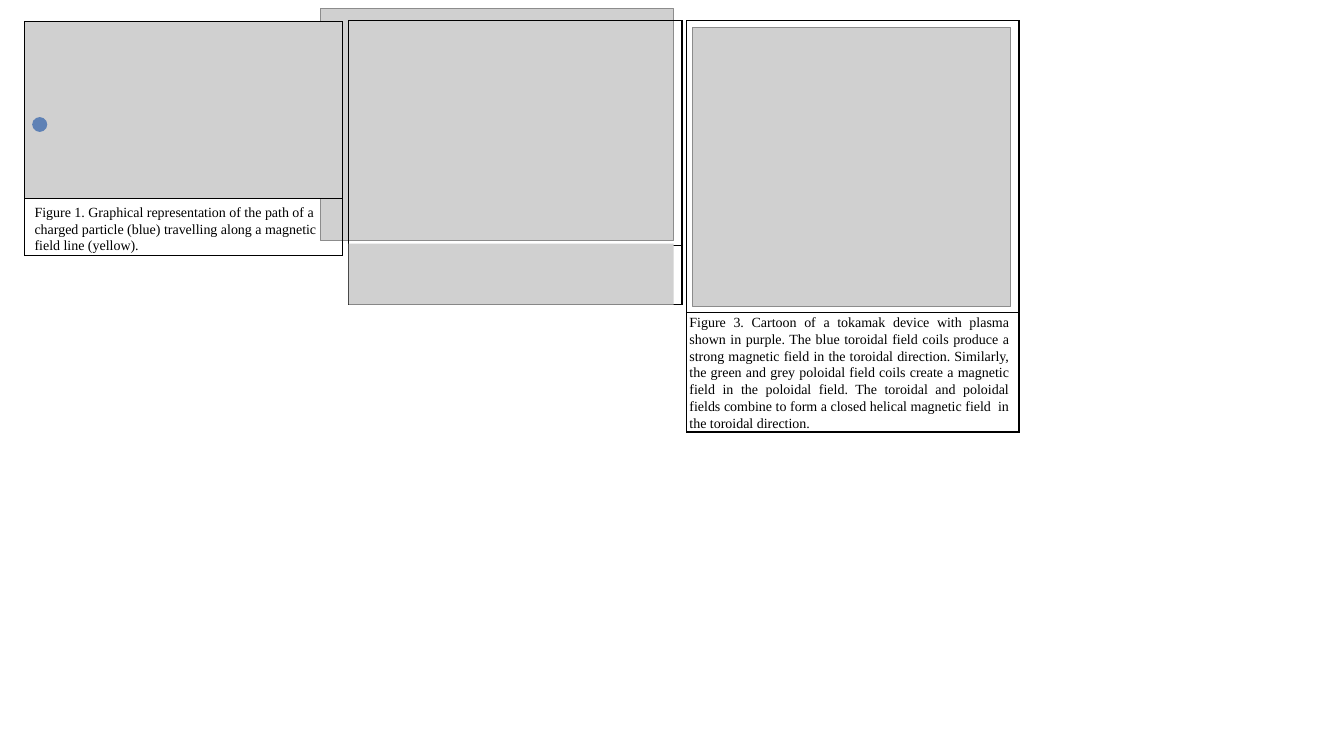
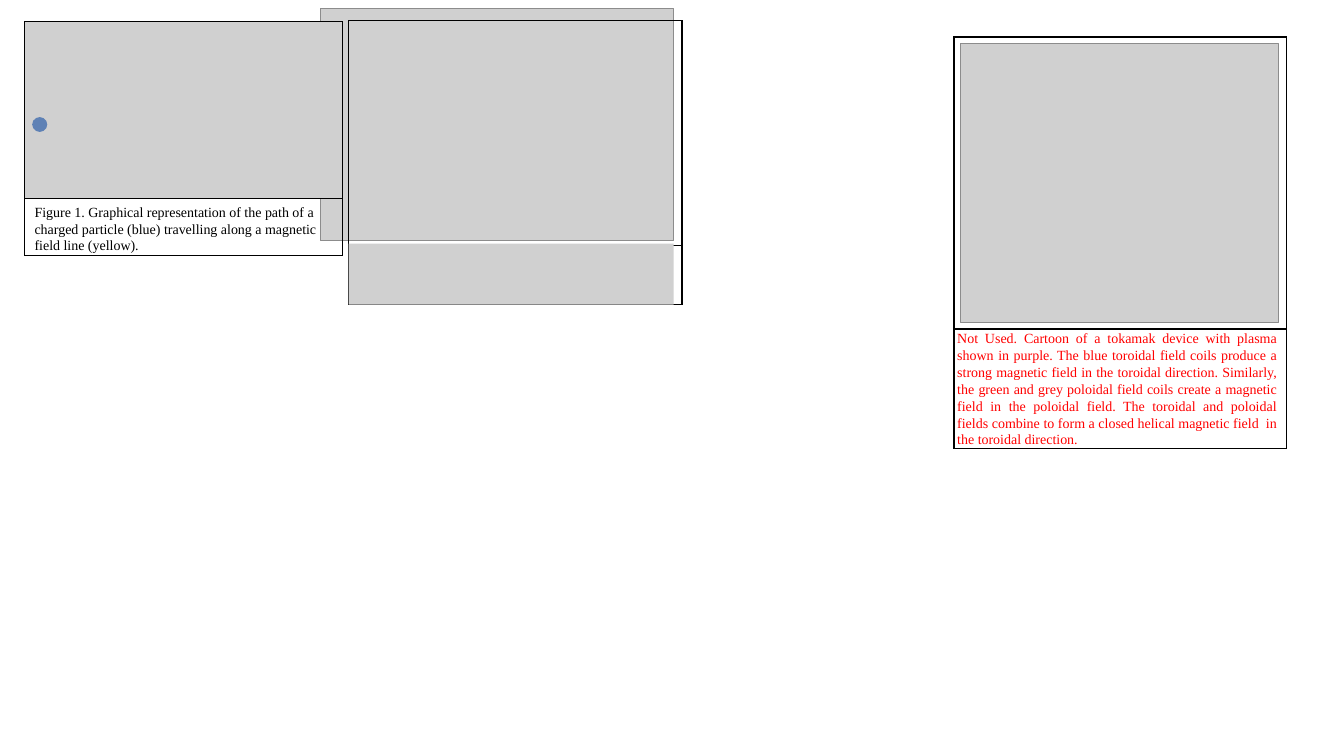
Before and after one commit to SyntaxVoid/PyFusionDIIID, a slide deck: slide 1 of Writing/Figs.pptx. Drawn at 1344x756 pixels with LibreOffice and Linux fonts; fonts in the diff are those of the drawing; grey boxes stand for pictures. Boxes give left, top, right and bottom in pixels: in the first picture for what was removed or moved away, otherwise in the second. Text is boxed around its words. In the diff, an @@ line names an element or a change of style, - is before the commit and + after.

```diff
--- a/Writing/Figs.pptx
+++ b/Writing/Figs.pptx
@@ 1 picture, 1 line, 1 rectangle moved together from (x1=687, y1=20, x2=1019, y2=432) to (x1=955, y1=37, x2=1288, y2=449) @@
@@ text at (x1=957, y1=333, x2=1277, y2=444): text changed; text colour #000000 to #FF0000 @@
-Figure 3. Cartoon of a tokamak device with plasma shown in purple. The blue toroidal field coils produce a strong magnetic field in the toroidal direction. Similarly, the green and grey poloidal field coils create a magnetic field in the poloidal field. The toroidal and poloidal fields combine to form a closed helical magnetic field in the toroidal direction.
+Not Used. Cartoon of a tokamak device with plasma shown in purple. The blue toroidal field coils produce a strong magnetic field in the toroidal direction. Similarly, the green and grey poloidal field coils create a magnetic field in the poloidal field. The toroidal and poloidal fields combine to form a closed helical magnetic field in the toroidal direction.
```
Also in this commit, not shown: 1 other slide changed.
